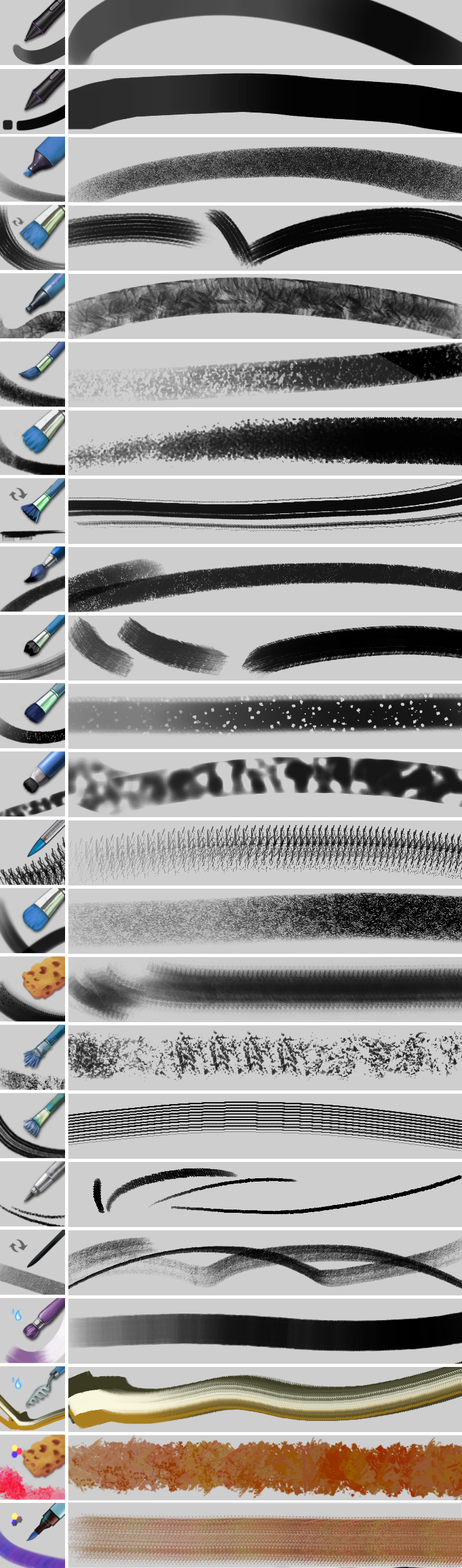
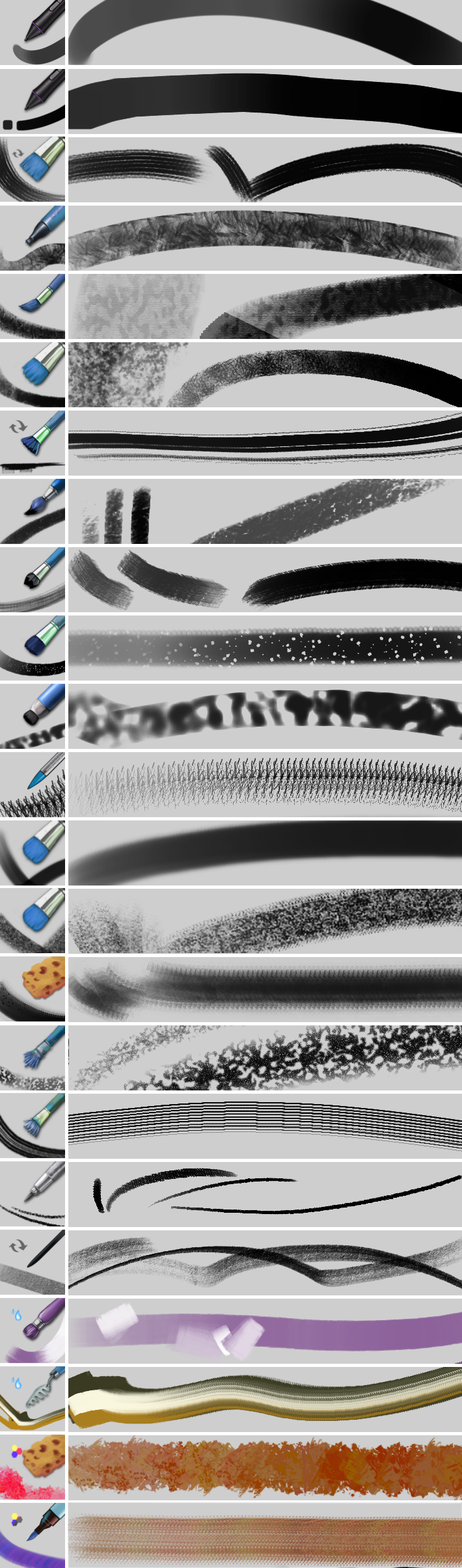
Layers edited between the first and the second (462, 1568) image:
renamed "Paint" to "Paint Merged", painted on it over left=0, top=135, right=462, bottom=1364
painted on "Brushes Merged" over left=0, top=135, right=292, bottom=1364
